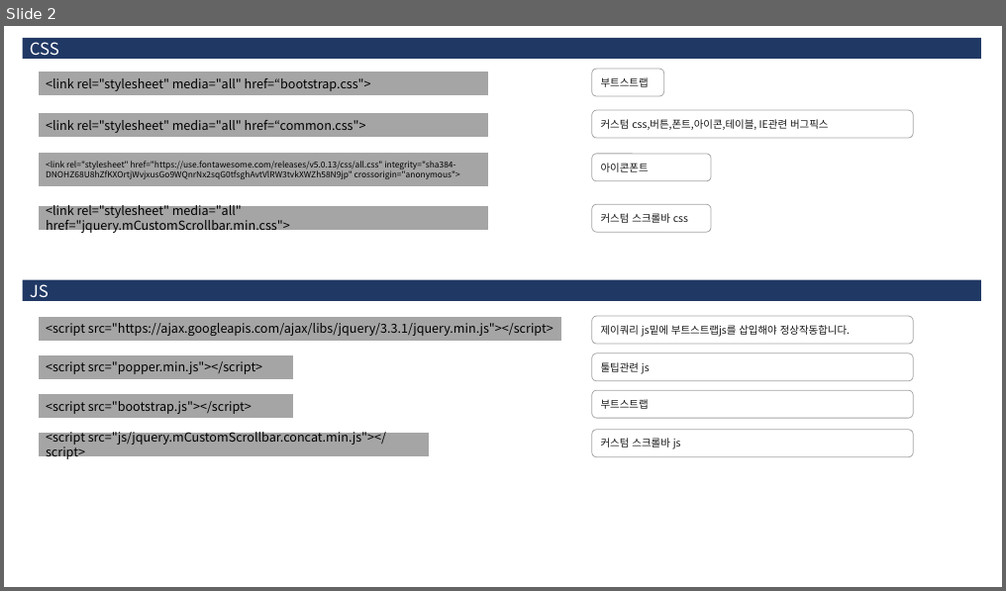
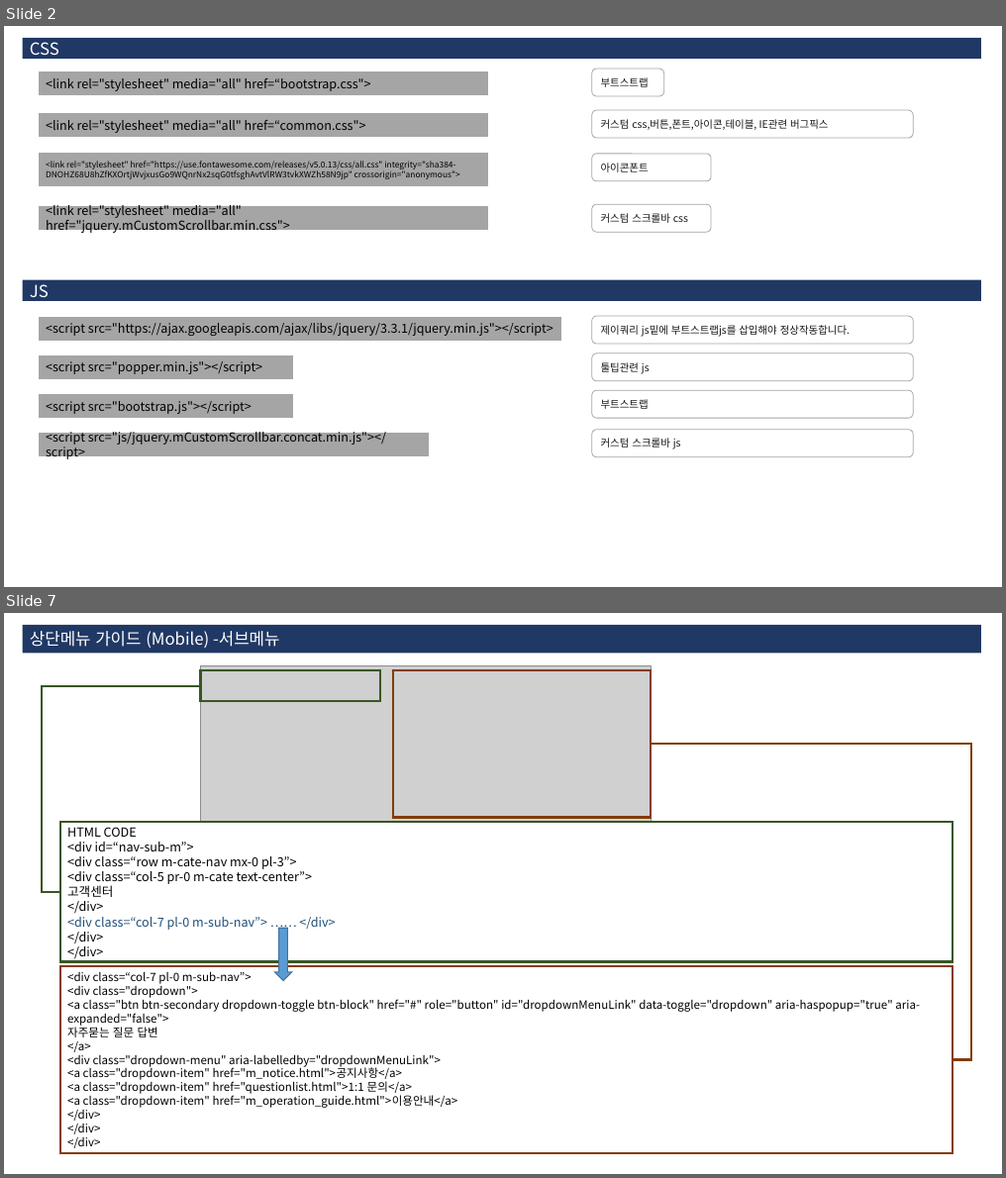
Before and after one commit to 3dwebart/html-publish, a slide deck: web/data/guide.pptx. Shown one above the other, each under a label of ours: slide 2 before the commit, slides 2 and 7 after it; the slides between them are not shown. The pictures are 1006x591 and 1006x1178 pixels, drawn with LibreOffice and Linux fonts; fonts in the diff are those of the drawing; grey boxes stand for pictures. Boxes give left, top, right and bottom in pixels: in the first picture for what was removed or moved away, otherwise in the second. Text is boxed around its words. In the diff, an @@ line names an element or a change of style, - is before the commit and + after.

```diff
--- a/web/data/guide.pptx
+++ b/web/data/guide.pptx
@@ slide 7 added at (4,613,1002,1174), background #FFFFFF @@
@@ rectangle added at (23,625,982,654), fill #203864, 16 pt, text #FFFFFF @@
+상단메뉴 가이드 (Mobile) -서브메뉴
@@ picture added at (201,666,650,825) @@
@@ rectangle added at (201,670,380,701), outline #385723 2.25 pt @@
@@ rectangle added at (393,670,650,817), outline #843C0B 2.25 pt @@
@@ elbow line added from (201, 685) to (60, 892), #385723 2.25 pt @@
@@ elbow line added from (650, 744) to (952, 1059), #843C0B 2.25 pt @@
@@ rectangle added at (60,822,952,962), fill #FFFFFF, outline #385723 2.25 pt, 12 pt, text #000000 @@
+HTML CODE
+<div id=“nav-sub-m”>
+<div class=“row m-cate-nav mx-0 pl-3”>
+<div class=“col-5 pr-0 m-cate text-center”>
+고객센터
+</div>
+<div class=“col-7 pl-0 m-sub-nav”> …… </div>
+</div>
+</div>
@@ down arrow added at (275,928,292,981), fill #5B9BD5, outline #43739E 1 pt @@
@@ rectangle added at (60,966,952,1154), fill #FFFFFF, outline #843C0B 2.25 pt, 11 pt, text #000000 @@
+<div class=“col-7 pl-0 m-sub-nav”>
+<div class="dropdown">
+<a class="btn btn-secondary dropdown-toggle btn-block" href="#" role="button" id="dropdownMenuLink" data-toggle="dropdown" aria-haspopup="true" aria-expanded="false">
+자주묻는 질문 답변
+</a>
+<div class="dropdown-menu" aria-labelledby="dropdownMenuLink">
+<a class="dropdown-item" href="m_notice.html">공지사항</a>
+<a class="dropdown-item" href="questionlist.html">1:1 문의</a>
+<a class="dropdown-item" href="m_operation_guide.html">이용안내</a>
+</div>
+</div>
+</div>
```
Also in this commit, not shown: 5 slides changed, 25 other slides added, 12 slides removed, 14 other files.
